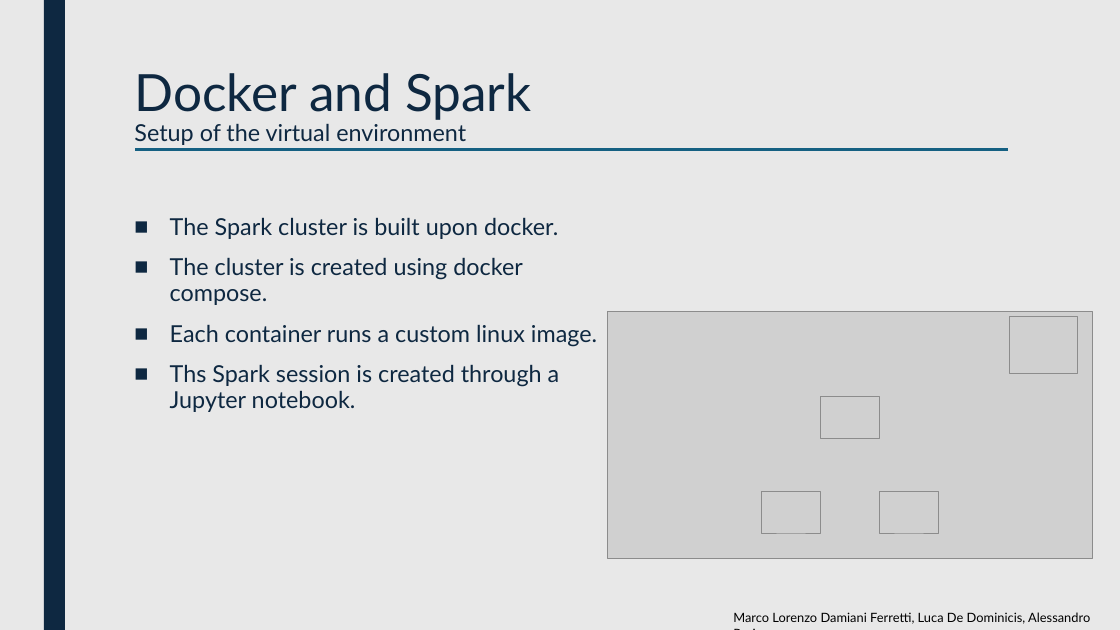
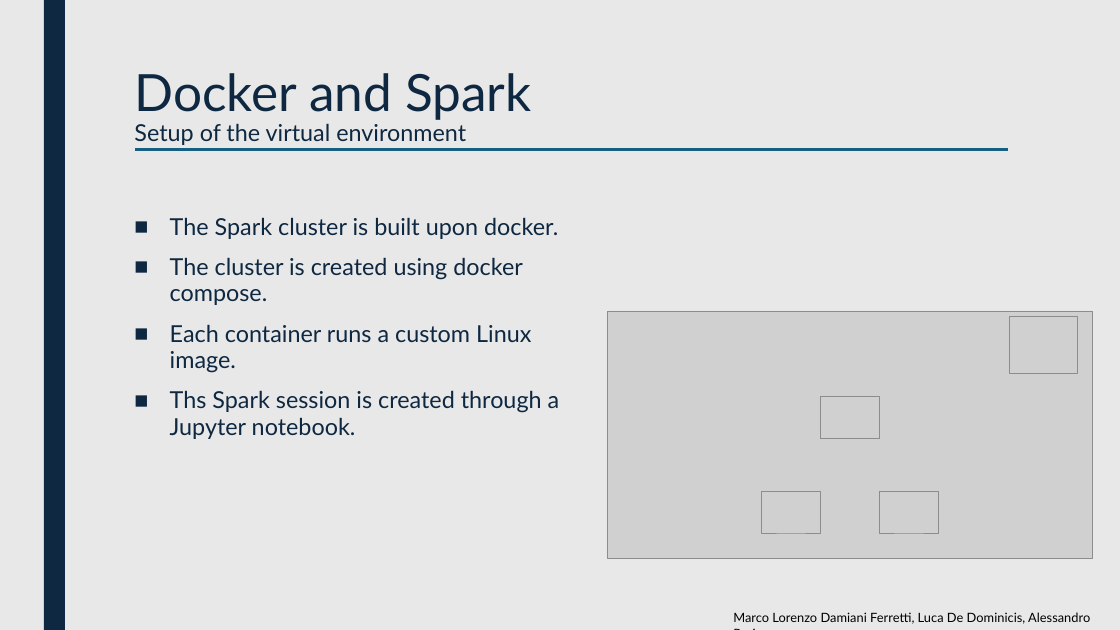
Before and after one commit to luca-de-dominicis/Big_Data_Analytics, a slide deck: slide 3 of BDA-Presentation.pptx. Drawn at 1120x630 pixels with LibreOffice and Linux fonts; fonts in the diff are those of the drawing; grey boxes stand for pictures. Boxes give left, top, right and bottom in pixels: in the first picture for what was removed or moved away, otherwise in the second. Text is boxed around its words. In the diff, an @@ line names an element or a change of style, - is before the commit and + after.

```diff
--- a/BDA-Presentation.pptx
+++ b/BDA-Presentation.pptx
@@ text at box(170, 324, 531, 373): text changed @@
-■ Each container runs a custom linux image.
+■ Each container runs a custom Linux image.
```
Also in this commit, not shown: 10 other slides changed.
